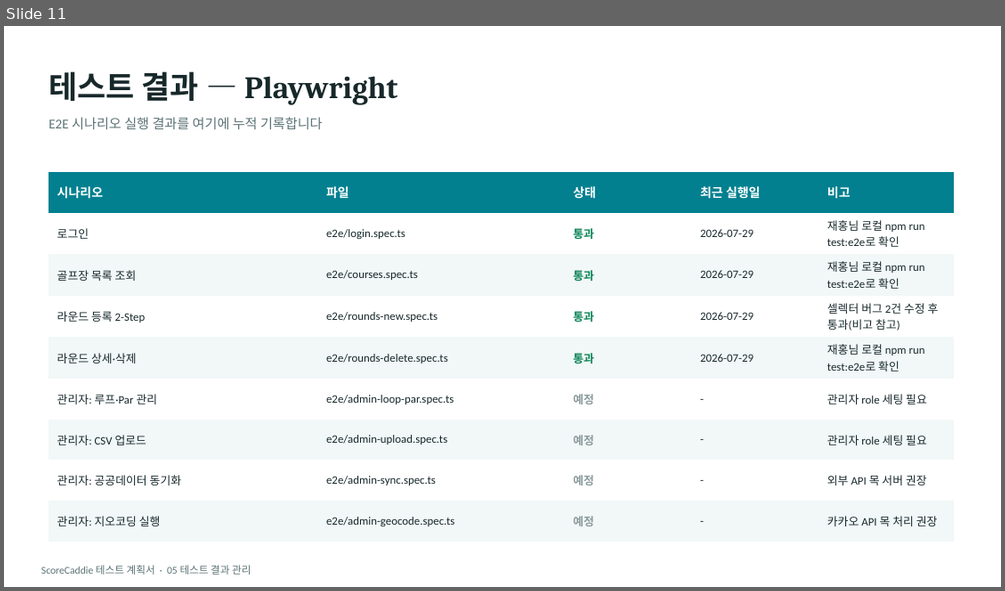
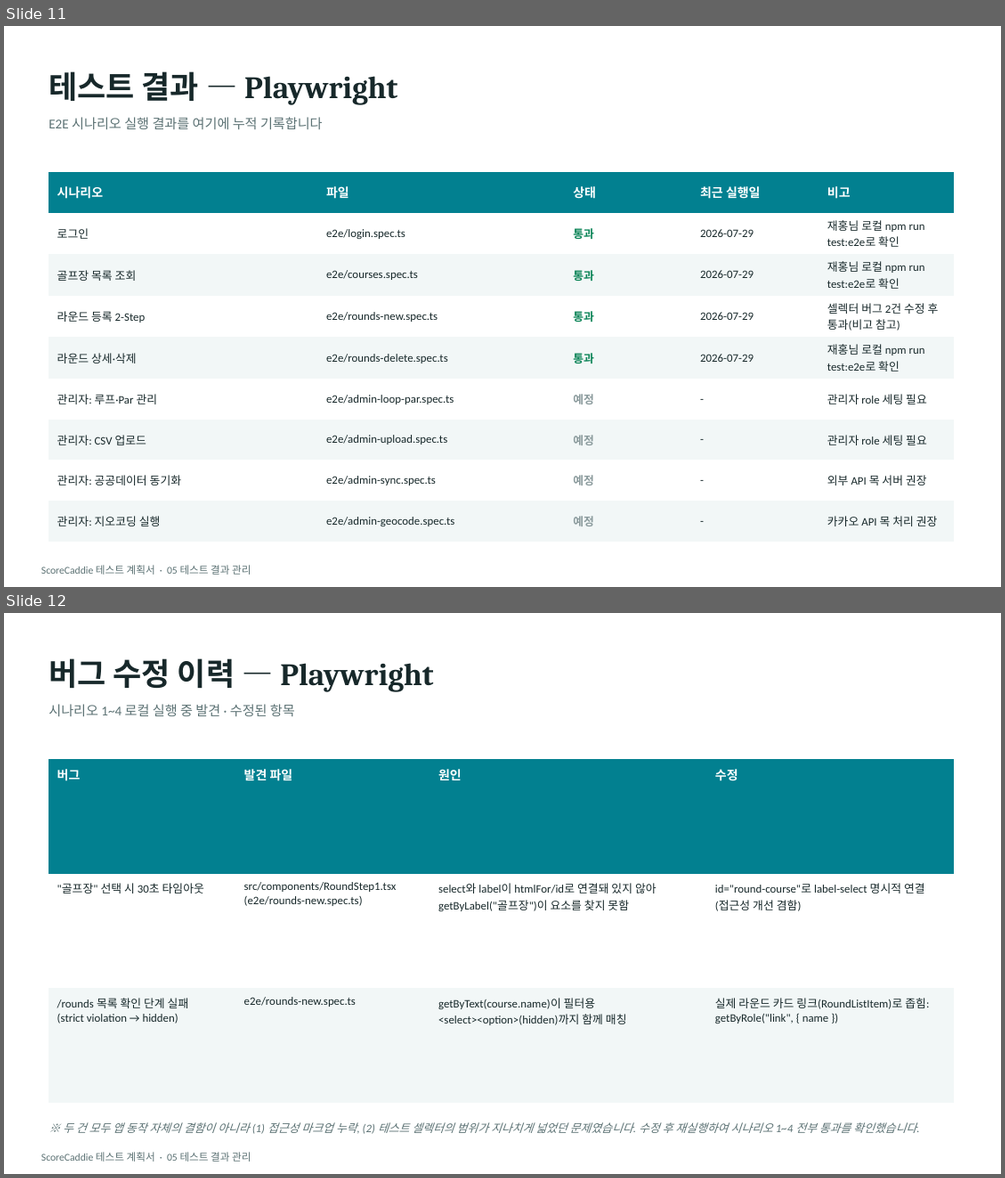
Before and after one commit to haekongpapa/scorecaddie, a slide deck: doc/ScoreCaddie_테스트계획서.pptx. Shown one above the other, each under a label of ours: slide 11 before the commit, slides 11 and 12 after it. The pictures are 1005x591 and 1005x1178 pixels, drawn with LibreOffice and Linux fonts; fonts in the diff are those of the drawing. Boxes give left, top, right and bottom in pixels: in the first picture for what was removed or moved away, otherwise in the second. Text is boxed around its words. In the diff, an @@ line names an element or a change of style, - is before the commit and + after.

```diff
--- a/doc/ScoreCaddie_테스트계획서.pptx
+++ b/doc/ScoreCaddie_테스트계획서.pptx
@@ slide 12 added at (4, 613, 1001, 1174), background #FFFFFF @@
@@ text added at (48, 658, 433, 691), 30 pt, text #17282A, bold @@
+버그 수정 이력 — Playwright
@@ text added at (48, 704, 295, 716), 13 pt, text #5C7274 @@
+시나리오 1~4 로컬 실행 중 발견 · 수정된 항목
@@ table added at (48, 759, 954, 1103), 3 rows, 4 columns @@
+버그 | 발견 파일 | 원인 | 수정
+"골프장" 선택 시 30초 타임아웃 | src/components/RoundStep1.tsx / (e2e/rounds-new.spec.ts) | select와 label이 htmlFor/id로 연결돼 있지 않아 getByLabel("골프장")이 요소를 찾지 못함 | id="round-course"로 label-select 명시적 연결 (접근성 개선 겸함)
+/rounds 목록 확인 단계 실패 / (strict violation → hidden) | e2e/rounds-new.spec.ts | getByText(course.name)이 필터용 <select><option>(hidden)까지 함께 매칭 | 실제 라운드 카드 링크(RoundListItem)로 좁힘: getByRole("link", { name })
@@ text added at (63, 1122, 916, 1134), 11 pt, text #5C7274, italic @@
+※ 두 건 모두 앱 동작 자체의 결함이 아니라 (1) 접근성 마크업 누락, (2) 테스트 셀렉터의 범위가 지나치게 넓었던 문제였습니다. 수정 후 재실행하여 시나리오 1~4 전부 통과를 확인했습니다.
@@ text added at (41, 1151, 251, 1161), 10 pt, text #5C7274 @@
+ScoreCaddie 테스트 계획서 · 05 테스트 결과 관리
```
Also in this commit, not shown: 1 other file.
